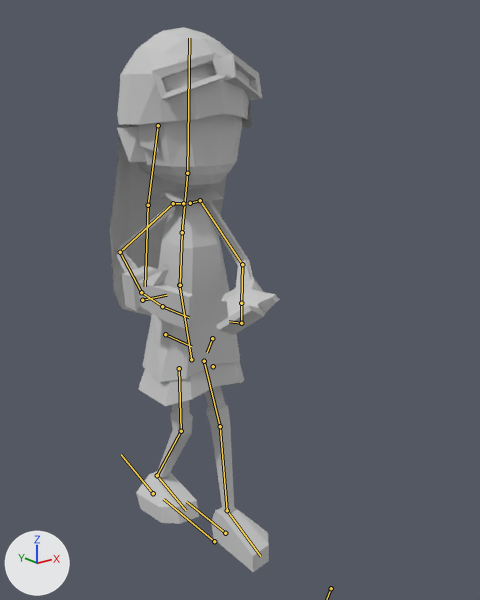
A saved change to the Blender file Assets/user/nantas/mesh/PlayerGirl.blend.
The view is the same before and after, from a 50 mm camera at (-3.54, -4.85, 4.57) aimed at (0.22, -0.15, 2.69). The lights are fixed; the arrows at lower left show +X, +Y and +Z. Both versions are drawn at the pose saved in each file; the numbers are the values there. The bones that bend it are drawn over the model as lines.

Names of what the first picture shows: 'girl'.
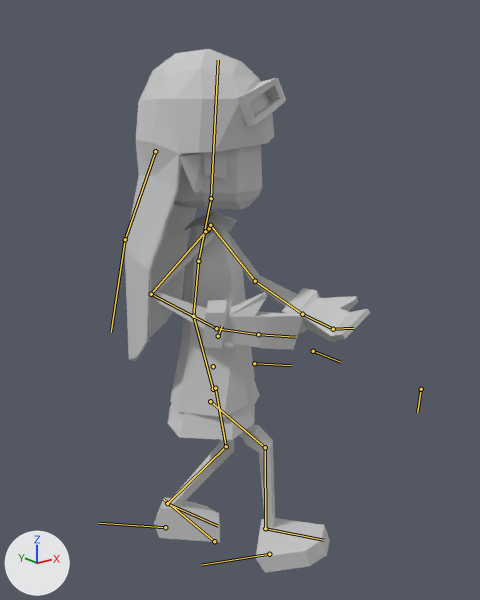
Boxes (x1, y1, x2, y2) around the edits, measured in the pictures (480 x 600 px):
'girl', posed (43% wider): before (109, 27, 280, 572); after (125, 49, 370, 573)
bone 'leg.control.L', root to tip: before (225, 533) to (186, 501); after (165, 527) to (99, 523)
bone 'leg.control.R', root to tip: before (153, 493) to (121, 454); after (269, 554) to (201, 565)
bone 'foot.R', root to tip: before (157, 475) to (186, 510); after (265, 528) to (323, 540)
bone 'pelvis', root to tip: before (191, 359) to (179, 285); after (213, 389) to (193, 316)

The edits, one by one:
Bone 'leg.control.L' (bone_leg_control_l) moves from (0.0, -0.02, 0.0) to (0.45, 0.46, 0.0).
Bone 'leg.control.L' (bone_leg_control_l) turns from (0, 0, 0) to (0, 0, -45) degrees about its own x, y and z.
Bone 'knee.L' (bone_knee_l) moves from (0.31, 0.0, 0.0) to (0.82, 0.18, 0.03).
Bone 'leg.control.R' (bone_leg_control_r) moves from (0.0, 0.94, -0.12) to (-0.46, -0.58, 0.0).
Bone 'leg.control.R' (bone_leg_control_r) turns from (-13, 0, 0) to (16, 0, -45) degrees about its own x, y and z.
Bone 'knee.R' (bone_knee_r) moves from (-0.31, 0.0, 0.0) to (-0.47, 0.0, 0.0).
Bone 'foot.R' (bone_foot_r) turns from (-23, 0, 0) to (0, 0, 0) degrees about its own x, y and z.
Bone 'pelvis' (bone_pelvis) moves from (0.0, 0.04, 0.37) to (0.0, -0.23, 0.05).
Bone 'pelvis' (bone_pelvis) turns from (0, 0, 0) to (-5, 43, -13) degrees about its own x, y and z.
